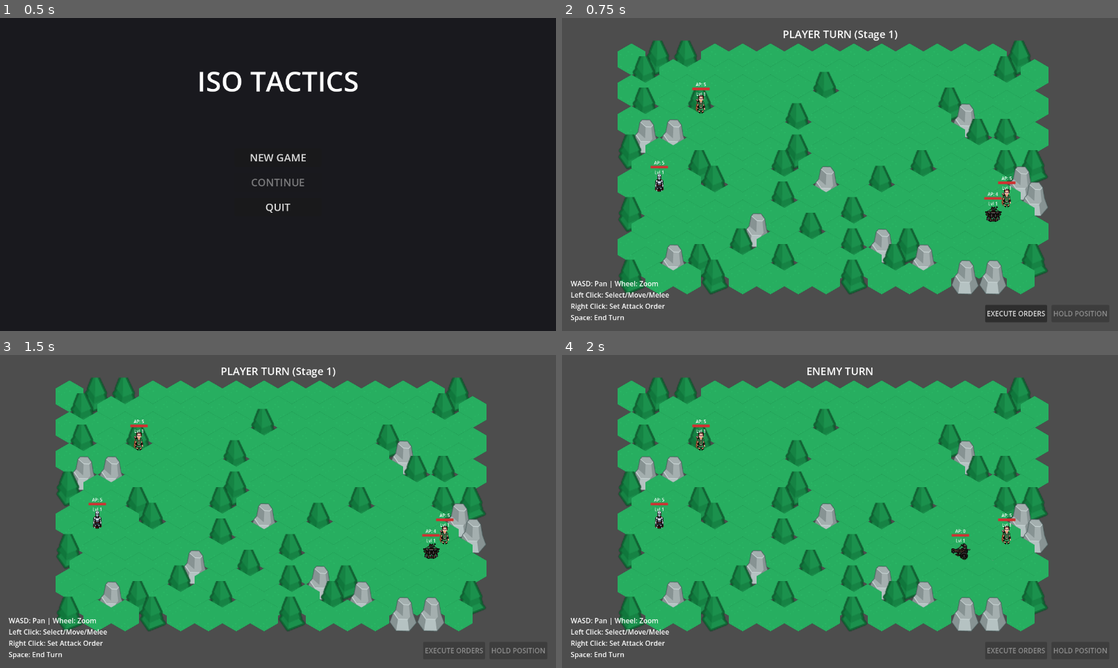
Above: before the commit, frames 1-4 (two rows, left to right).
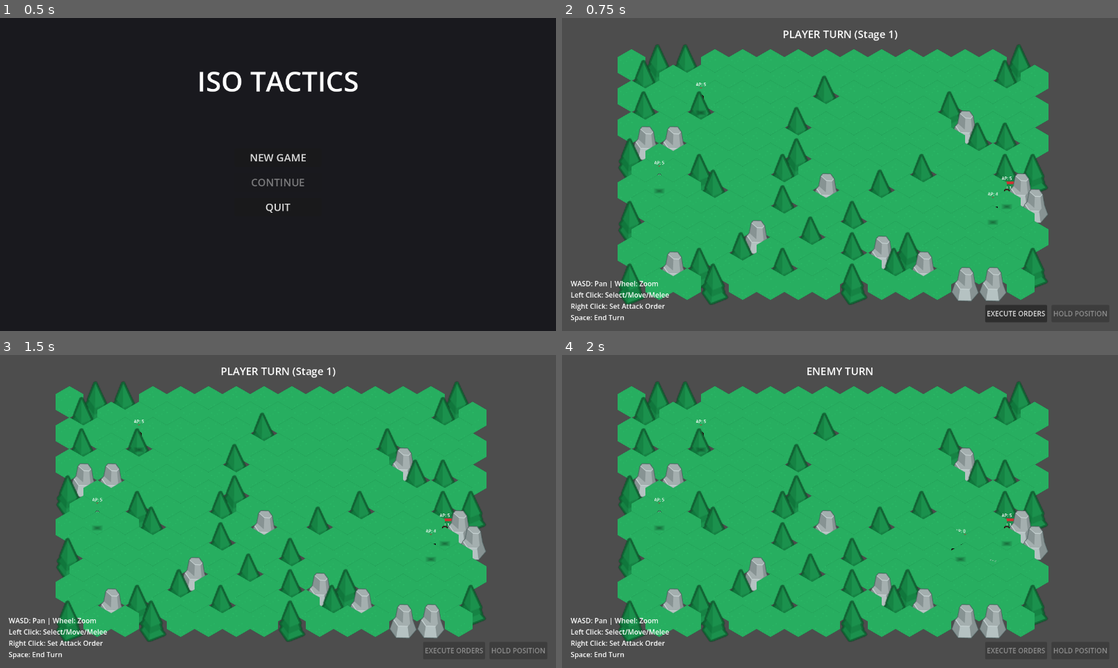
Above: after the commit, the same moments.

Repository: najoory/iso-tactics
Game: Godot game, scene res://scenes/main_menu.tscn
Same seed, same stepped clock (60 frames per second), same inputs: the game is played once before the commit and once after it.
Inputs:
- Up to frame 1 (0.5 s): no input
- Up to frame 2 (0.75 s): click "NEW GAME" at 0.5 s
- Up to frame 3 (1.5 s): click "EXECUTE ORDERS" at 1.25 s
- Up to frame 4 (2 s): no input

Frame 1 is identical in both runs. In frame 2, 13% of the frame differs, in the area x 10-88%, y 7-92%; in frame 3, 13%; in frame 4, 13%.

Commit message:
Kenney Pack Visual Fix: Precisely aligned hex tiles and added unit shadows

Diff:
--- a/resources/tileset.tres
+++ b/resources/tileset.tres
@@ -14,69 +14,58 @@
 
 [sub_resource type="TileSetAtlasSource" id="0"]
 texture = ExtResource("1_grass")
-texture_region_size = Vector2i(64, 80)
+texture_region_size = Vector2i(64, 96)
 0:0/0 = 0
-0:0/0/texture_origin = Vector2i(0, 16)
 
 [sub_resource type="TileSetAtlasSource" id="1"]
 texture = ExtResource("2_highlight")
-texture_region_size = Vector2i(64, 80)
+texture_region_size = Vector2i(64, 96)
 0:0/0 = 0
-0:0/0/texture_origin = Vector2i(0, 16)
 
 [sub_resource type="TileSetAtlasSource" id="2"]
 texture = ExtResource("3_forest")
-texture_region_size = Vector2i(64, 80)
+texture_region_size = Vector2i(64, 96)
 0:0/0 = 0
-0:0/0/texture_origin = Vector2i(0, 16)
 
 [sub_resource type="TileSetAtlasSource" id="3"]
 texture = ExtResource("4_water")
-texture_region_size = Vector2i(64, 80)
+texture_region_size = Vector2i(64, 96)
 0:0/0 = 0
-0:0/0/texture_origin = Vector2i(0, 16)
 
 [sub_resource type="TileSetAtlasSource" id="4"]
 texture = ExtResource("5_mountain")
-texture_region_size = Vector2i(64, 80)
+texture_region_size = Vector2i(64, 96)
 0:0/0 = 0
-0:0/0/texture_origin = Vector2i(0, 16)
 
 [sub_resource type="TileSetAtlasSource" id="5"]
 texture = ExtResource("6_attack_highlight")
-texture_region_size = Vector2i(64, 80)
+texture_region_size = Vector2i(64, 96)
 0:0/0 = 0
-0:0/0/texture_origin = Vector2i(0, 16)
 
 [sub_resource type="TileSetAtlasSource" id="6"]
 texture = ExtResource("7_house")
-texture_region_size = Vector2i(64, 80)
+texture_region_size = Vector2i(64, 96)
 0:0/0 = 0
-0:0/0/texture_origin = Vector2i(0, 16)
 
 [sub_resource type="TileSetAtlasSource" id="7"]
 texture = ExtResource("8_wall")
-texture_region_size = Vector2i(64, 80)
+texture_region_size = Vector2i(64, 96)
 0:0/0 = 0
-0:0/0/texture_origin = Vector2i(0, 16)
 
 [sub_resource type="TileSetAtlasSource" id="8"]
 texture = ExtResource("9_ruins")
-texture_region_size = Vector2i(64, 80)
+texture_region_size = Vector2i(64, 96)
 0:0/0 = 0
-0:0/0/texture_origin = Vector2i(0, 16)
 
 [sub_resource type="TileSetAtlasSource" id="9"]
 texture = ExtResource("10_corpse")
-texture_region_size = Vector2i(64, 80)
+texture_region_size = Vector2i(64, 96)
 0:0/0 = 0
-0:0/0/texture_origin = Vector2i(0, 16)
 
 [sub_resource type="TileSetAtlasSource" id="10"]
 texture = ExtResource("11_castle")
-texture_region_size = Vector2i(64, 80)
+texture_region_size = Vector2i(64, 96)
 0:0/0 = 0
-0:0/0/texture_origin = Vector2i(0, 16)
 
 [resource]
 tile_shape = 3
--- a/scenes/unit.tscn
+++ b/scenes/unit.tscn
@@ -1,9 +1,20 @@
-[gd_scene load_steps=8 format=3]
+[gd_scene load_steps=9 format=3]
 
 [ext_resource type="Script" path="res://scripts/unit.gd" id="1_unit"]
 [ext_resource type="Texture2D" path="res://assets/kenney/selection_circle.png" id="2_highlight"]
 [ext_resource type="Texture2D" path="res://assets/kenney/target_arrow.png" id="3_target_arrow"]
 [ext_resource type="Texture2D" path="res://assets/kenney/hold_icon.png" id="4_hold"]
+
+[sub_resource type="Gradient" id="Gradient_shadow"]
+offsets = PackedFloat32Array(0, 0.7)
+colors = PackedColorArray(0, 0, 0, 0.4, 0, 0, 0, 0)
+
+[sub_resource type="GradientTexture2D" id="GradientTexture2D_shadow"]
+gradient = SubResource("Gradient_shadow")
+width = 40
+height = 20
+fill = 2
+fill_from = Vector2(0.5, 0.5)
 
 [sub_resource type="StyleBoxFlat" id="StyleBoxFlat_hp_bg"]
 bg_color = Color(0.2, 0.2, 0.2, 1)
@@ -15,10 +26,16 @@
 colors = PackedColorArray(0.8, 0, 0, 1, 0.4, 0, 0, 0)
 
 [node name="Unit" type="Node2D"]
+y_sort_enabled = true
 script = ExtResource("1_unit")
+
+[node name="Shadow" type="Sprite2D" parent="."]
+position = Vector2(0, 2)
+texture = SubResource("GradientTexture2D_shadow")
 
 [node name="SelectionHighlight" type="Sprite2D" parent="."]
 visible = false
+scale = Vector2(0.8, 0.8)
 texture = ExtResource("2_highlight")
 
 [node name="TargetIndicator" type="Sprite2D" parent="."]
--- /dev/null
+++ b/scripts/debug_visuals.gd
@@ -0,0 +1,23 @@
+extends SceneTree
+
+func _init():
+	var scene = load("res://scenes/main.tscn").instantiate()
+	var tm = scene.get_node("TileMapLayer")
+	print("--- TileMap Properties ---")
+	print("Tile Shape: ", tm.tile_set.tile_shape)
+	print("Tile Layout: ", tm.tile_set.tile_layout)
+	print("Tile Size: ", tm.tile_set.tile_size)
+
+	var source = tm.tile_set.get_source(0)
+	if source is TileSetAtlasSource:
+		print("Source 0 Region Size: ", source.texture_region_size)
+		print("Source 0 Texture Origin: ", source.texture_origin)
+
+	print("--- Unit Alignment ---")
+	var units = scene.get_node("Units")
+	# Spawn units to see where they land
+	scene._ready()
+	for unit in units.get_children():
+		print("Unit: ", unit.unit_name, " Grid: ", unit.grid_position, " World: ", unit.position)
+
+	quit()
Binary file changed: assets/kenney/attack_highlight.png
Binary file changed: assets/kenney/castle.png
Binary file changed: assets/kenney/corpse.png
Binary file changed: assets/kenney/dirt.png
Binary file changed: assets/kenney/forest.png
Binary file changed: assets/kenney/grass.png
Binary file changed: assets/kenney/highlight.png
Binary file changed: assets/kenney/house.png
Binary file changed: assets/kenney/mountain.png
Not shown, added: assets/kenney/projectile.png.import
Binary file changed: assets/kenney/ruins.png
Not shown, added: assets/kenney/slash.png.import
(and 3 more such lines)
